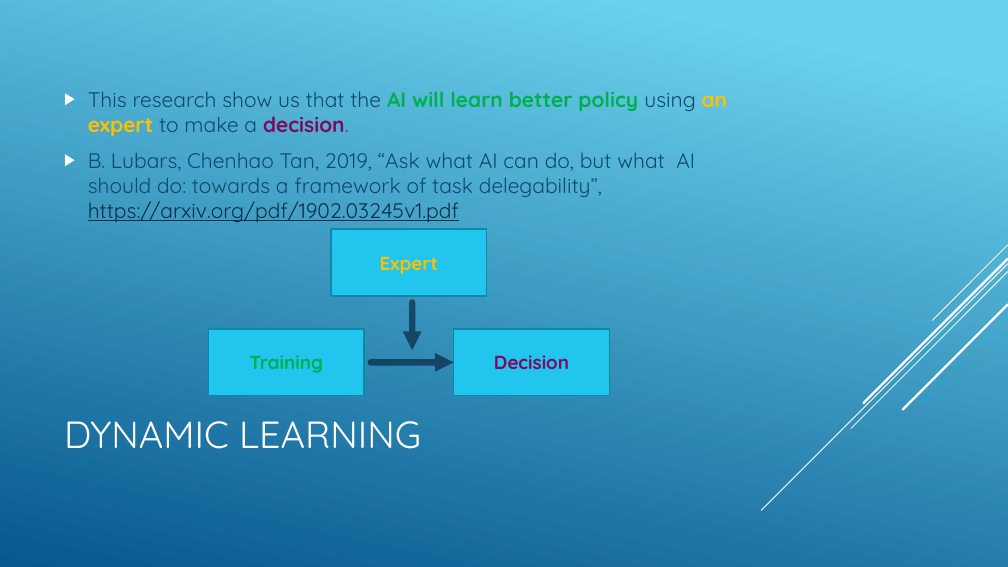
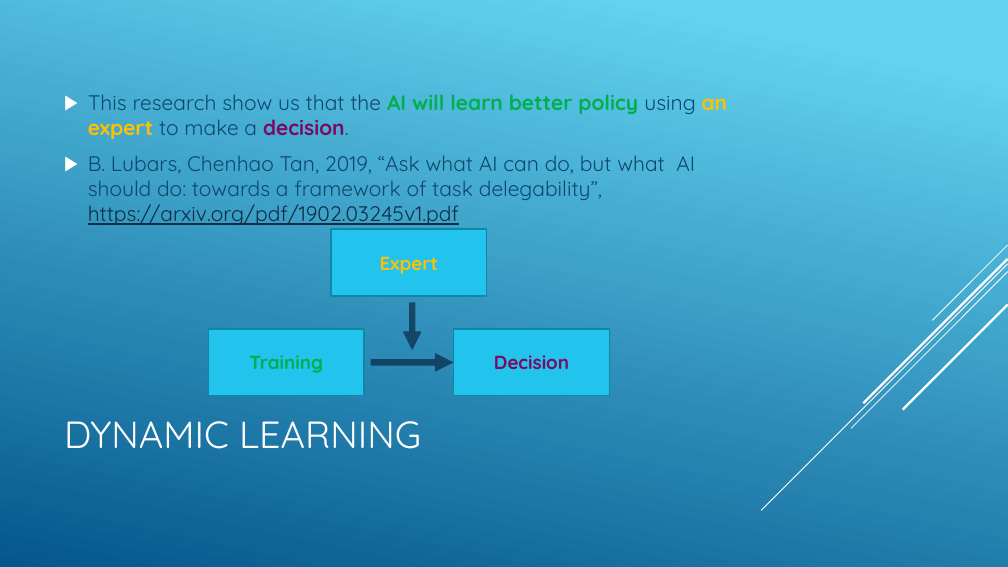
Before and after one commit to jnguyen1192/SIA, a slide deck: slide 5 of SAI_presentation.pptx. Drawn at 1008x567 pixels with LibreOffice and Linux fonts; fonts in the diff are those of the drawing. Boxes give left, top, right and bottom in pixels: in the first picture for what was removed or moved away, otherwise in the second. Text is boxed around its words. In the diff, an @@ line names an element or a change of style, - is before the commit and + after.

```diff
--- a/SAI_presentation.pptx
+++ b/SAI_presentation.pptx
@@ background gradient #6ED2EB to #06588E to gradient #62D2EF to #05578D @@
@@ text "This research show us that ..." at <box>88,94,728,225</box>: text colour #0F496F to #0F486F in "This research show us that the using ...", "B. Lubars, Chenhao Tan, 2019, “Ask what ..."; text colour #7C0B61 to #7B0A61 in "decision."; less space between paragraphs @@
@@ arrow (412, 302) - (412, 350): stroke #031730 6 pt to #021730 6 pt @@
@@ arrow (371, 362) - (454, 362): stroke #031730 6 pt to #021730 6 pt @@
```
Also in this commit, not shown: 22 other slides changed.
